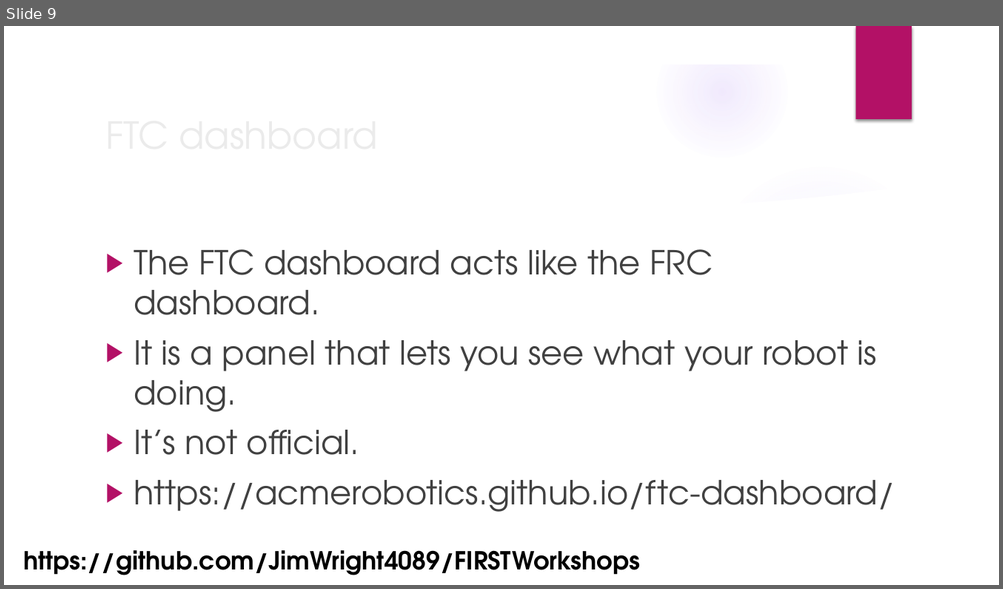
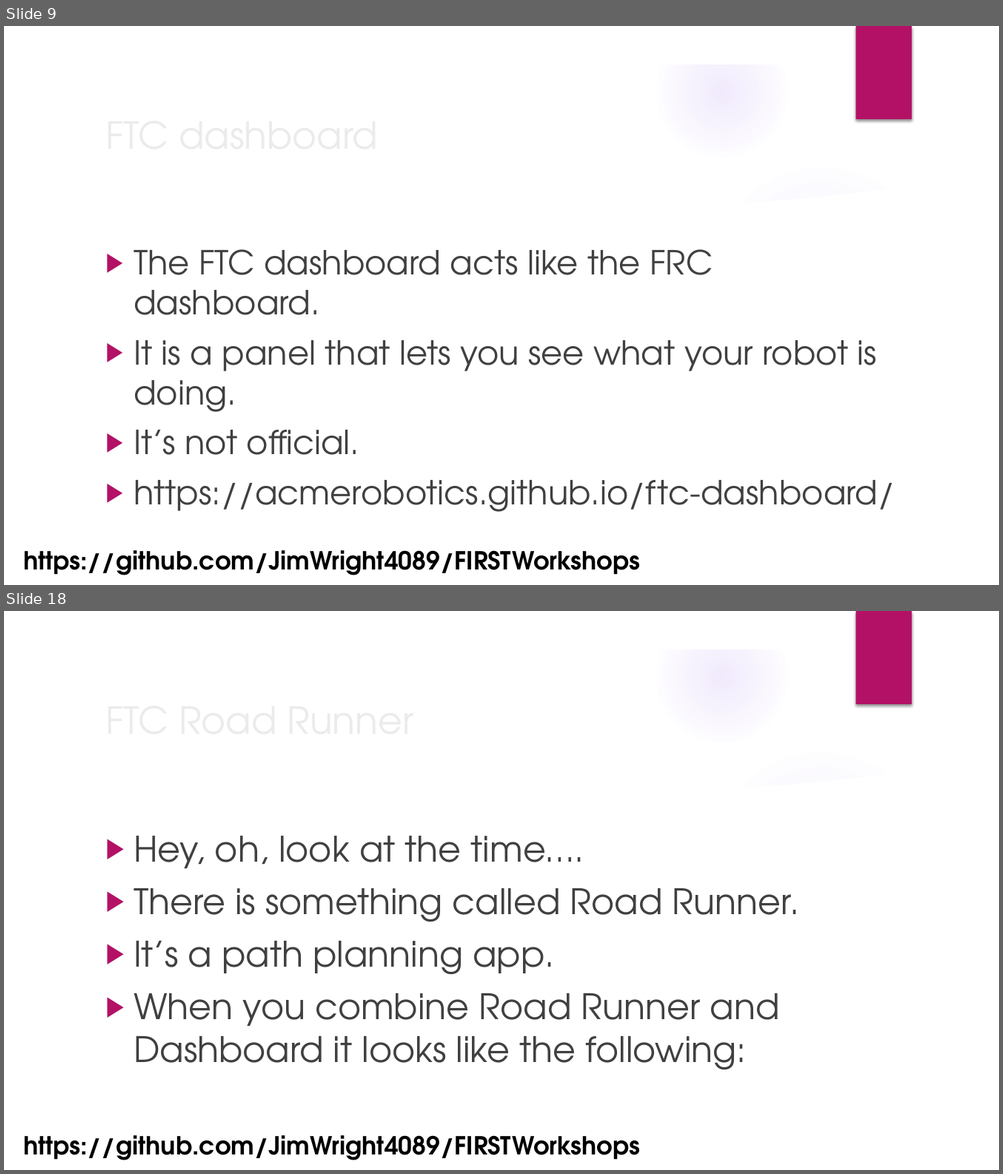
Before and after one commit to JimWright4089/FIRSTWorkshops, a slide deck: FTC/2022/Advanced FTC Code.pptx. Shown one above the other, each under a label of ours: slide 9 before the commit, slides 9 and 18 after it; the slides between them are not shown. The pictures are 1003x589 and 1003x1174 pixels, drawn with LibreOffice and Linux fonts; fonts in the diff are those of the drawing; background and template pictures are left out. Boxes give left, top, right and bottom in pixels: in the first picture for what was removed or moved away, otherwise in the second. Text is boxed around its words. In the diff, an @@ line names an element or a change of style, - is before the commit and + after.

```diff
--- a/FTC/2022/Advanced FTC Code.pptx
+++ b/FTC/2022/Advanced FTC Code.pptx
@@ slide 18 added at (x1=4, y1=611, x2=999, y2=1170), background picture (left out); not listed: 9 template elements that a slide beside it also shows @@
@@ text added at (x1=134, y1=836, x2=780, y2=1070), 34 pt, text #404040 @@
+▶ Hey, oh, look at the time….
+▶ There is something called Road Runner.
+▶ It’s a path planning app.
+▶ When you combine Road Runner and Dashboard it looks like the following:
@@ title added at (x1=570, y1=889, x2=799, y2=915), 36 pt, text #EBEBEB @@
+FTC Road Runner
@@ text added at (x1=23, y1=1136, x2=640, y2=1161), 24 pt, text #000000, bold @@
+https://github.com/JimWright4089/FIRSTWorkshops
```
Also in this commit, not shown: 9 other slides added, 2 other files.
